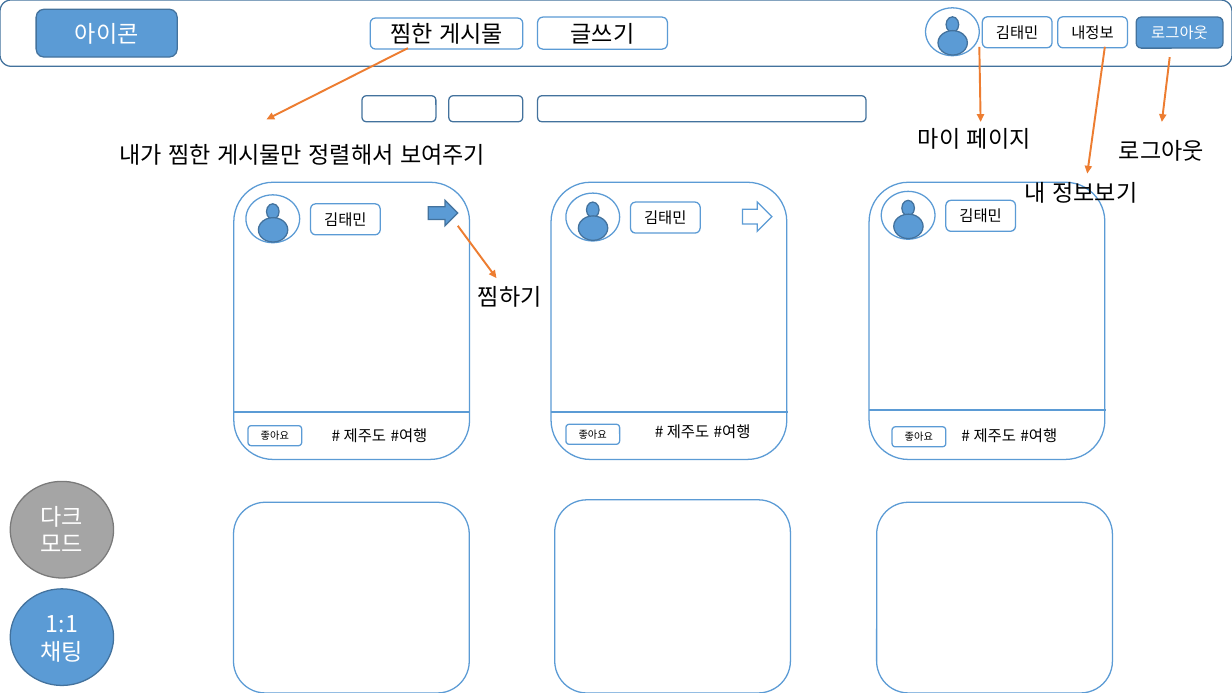
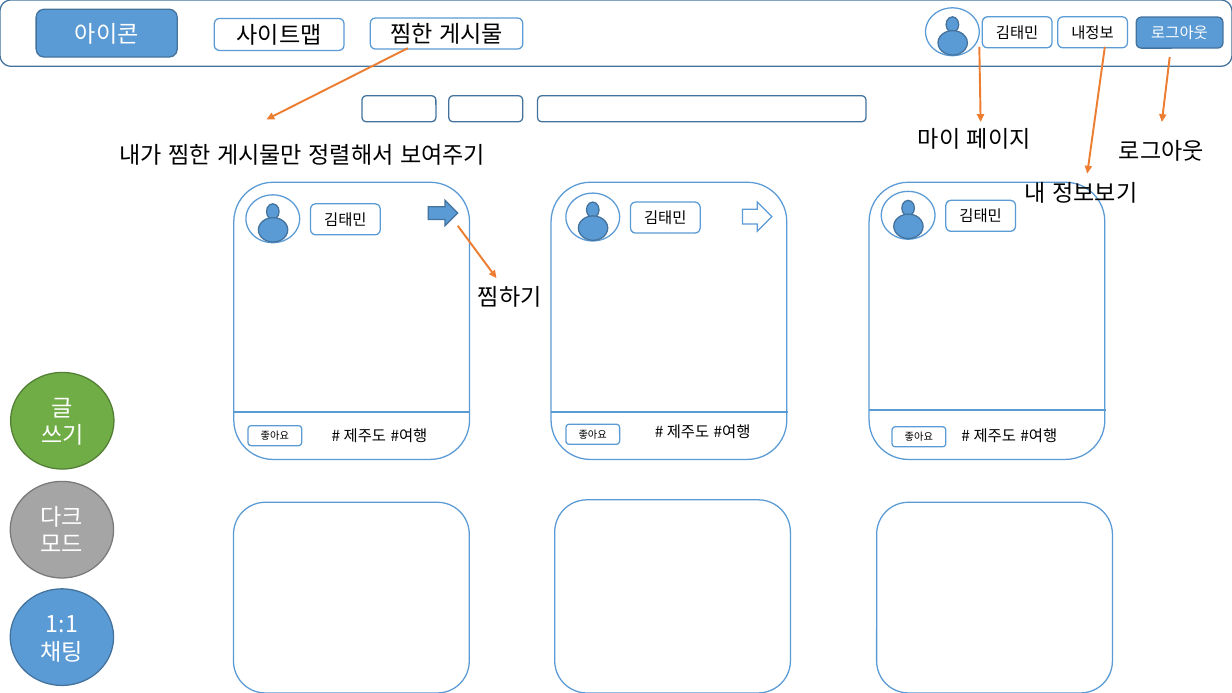
Before and after one commit to tm-kr/Academy-lesson-spring, a slide deck: slide 2 of 프로젝트 UI.pptx. Drawn at 1232x693 pixels with LibreOffice and Linux fonts; fonts in the diff are those of the drawing. Boxes give left, top, right and bottom in pixels: in the first picture for what was removed or moved away, otherwise in the second. Text is boxed around its words. In the diff, an @@ line names an element or a change of style, - is before the commit and + after.

```diff
--- a/프로젝트 UI.pptx
+++ b/프로젝트 UI.pptx
@@ rounded rectangle added at (214,18,345,51), fill #FFFFFF, outline #5B9BD5 1 pt, 18 pt, text #000000 @@
+사이트맵
@@ ellipse "글": place and size @@
-ellipse "글" at (538,17,668,49)
+ellipse "글" at (11,372,115,470)
@@ ellipse "글" at (11,372,115,470): rounded rectangle to ellipse; fill #FFFFFF to #70AD47; outline #5B9BD5 1 pt to #538035 1 pt @@
@@ text in ellipse at (41,398,84,445): text changed; text colour #000000 to #FFFFFF @@
-글쓰기
+글
+쓰기
```
Also in this commit, not shown: 11 other slides changed, 1 slide added, 3 slides removed.
